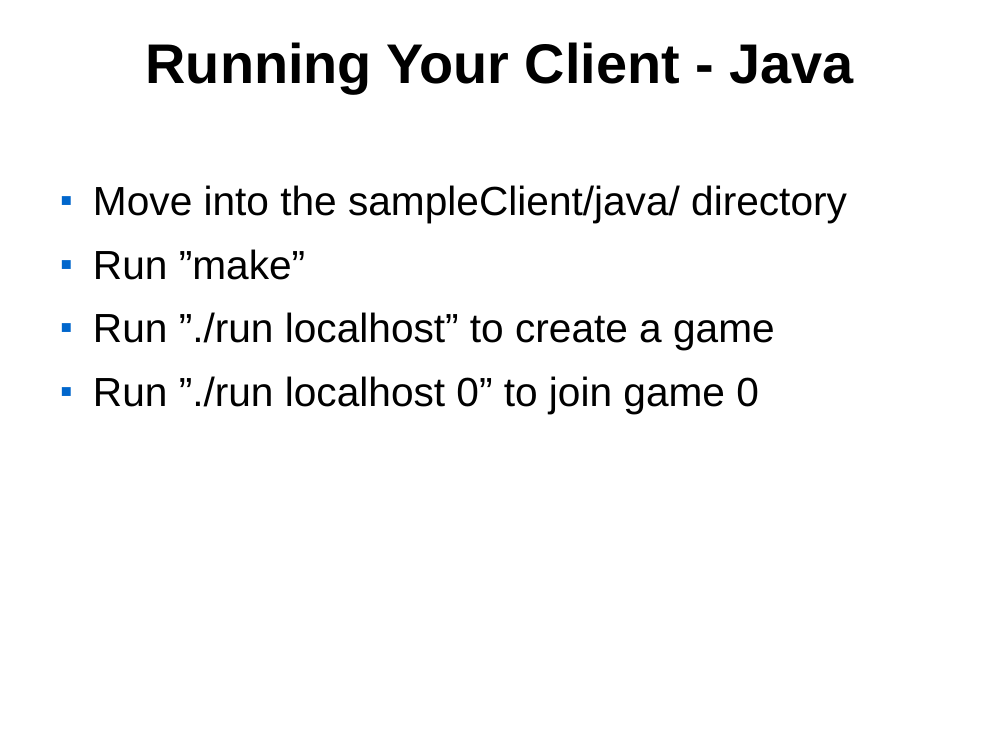
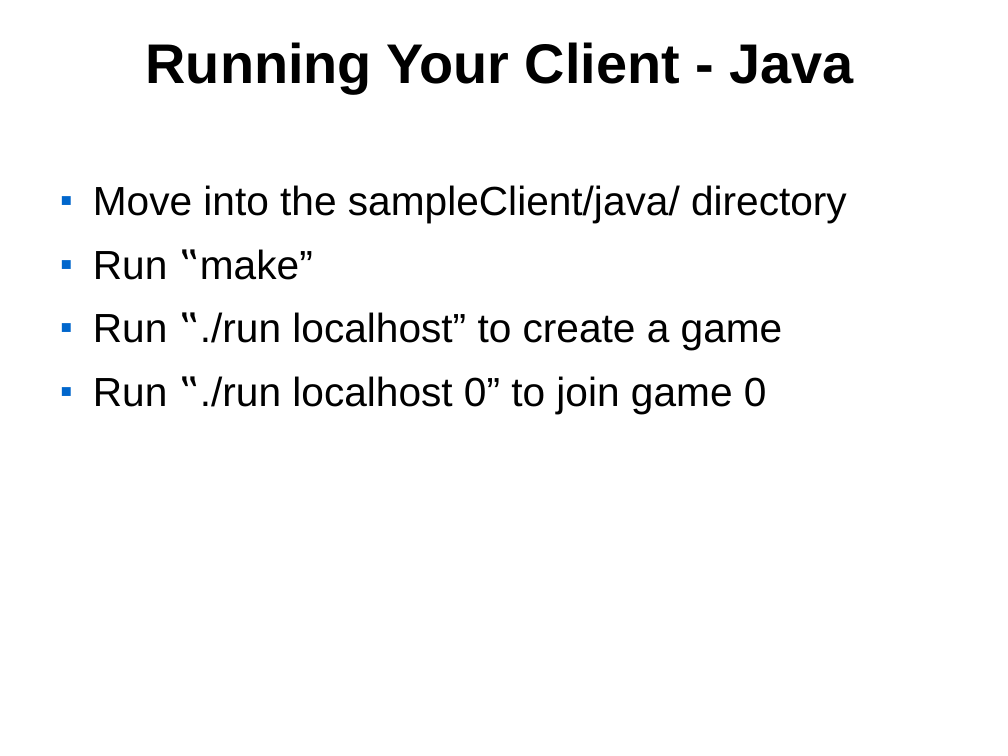
Before and after one commit to cansukockopru/cs347backgammon, a slide deck: slide 13 of Framework.ppt. Drawn at 1008x756 pixels with LibreOffice and Linux fonts; fonts in the diff are those of the drawing; background and template pictures are left out. Boxes give left, top, right and bottom in pixels: in the first picture for what was removed or moved away, otherwise in the second. Text is boxed around its words. In the diff, an @@ line names an element or a change of style, - is before the commit and + after.

```diff
--- a/Framework.ppt
+++ b/Framework.ppt
@@ text at box(93, 249, 783, 414): text changed @@
-■ Run ”make”
-■ Run ”./run localhost” to create a game
-■ Run ”./run localhost 0” to join game 0
+■ Run ‟make”
+■ Run ‟./run localhost” to create a game
+■ Run ‟./run localhost 0” to join game 0
```
Also in this commit, not shown: 4 other slides changed.
